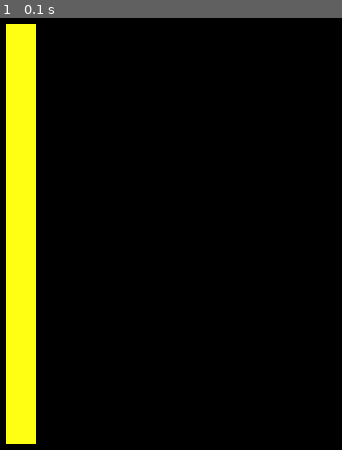
Above: before the commit, frame 1.
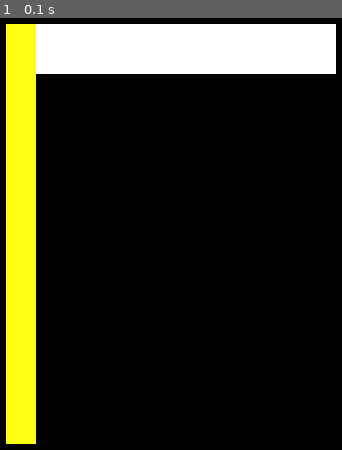
Above: after the commit, the same moment.

Repository: lapevgen/git_pygame_1
Game: pygame game, started from flag.py
Two runs of this game, one before a commit and one after it. Both use one fixed random seed, a clock stepped at 60 frames per second and the inputs below.
Inputs:
- Up to frame 1 (0.1 s): no input

The runs differ from the first frame. In frame 1, 10% of the frame differs, in the area x 10-99%, y 1-13%.

Commit message:
Белая полоса

Diff:
--- a/flag.py
+++ b/flag.py
@@ -5,6 +5,10 @@
     # рисуем флагшток
     color = pygame.Color(255, 255, 20)
     pygame.draw.rect(screen, color, (20, 20, 30, 420), 0)
+
+    # белая полоса
+    color1 = pygame.Color(255, 255, 255)
+    pygame.draw.rect(screen, color1, (50, 20, 300, 50), 0)
 
 
 pygame.init()
